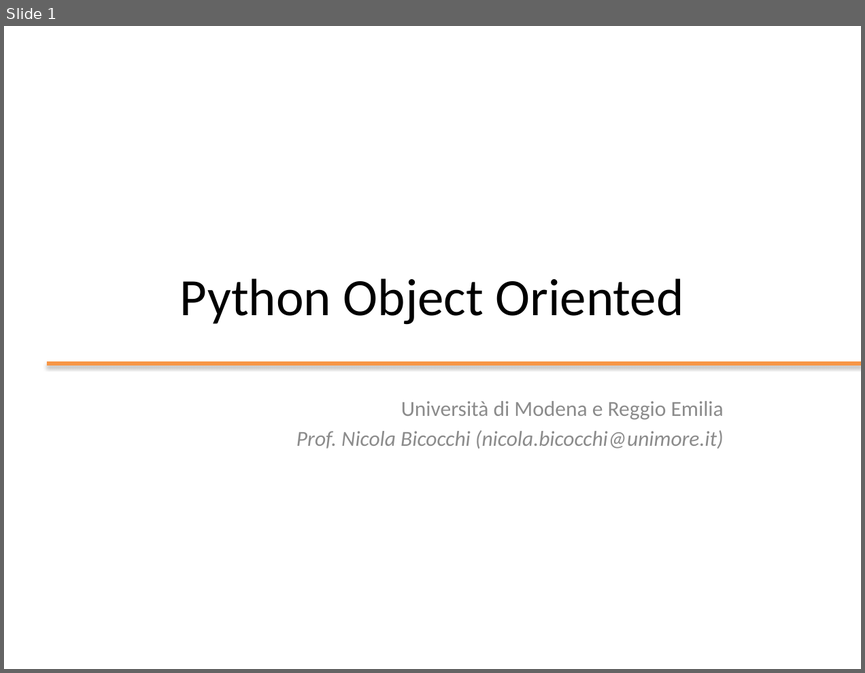
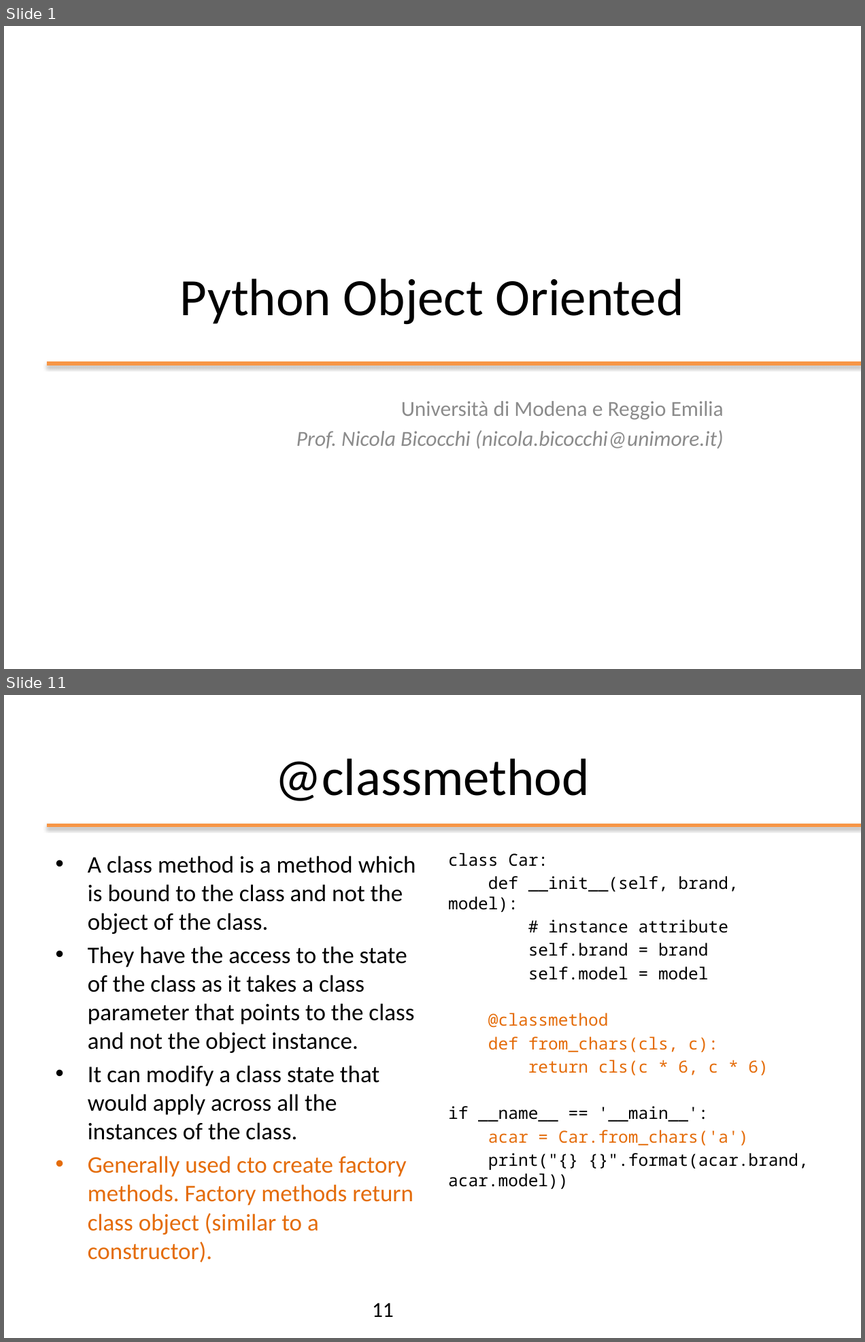
Before and after one commit to nbicocchi/ooprogramming, a slide deck: slides/python/ppt/03 - Python Object Oriented.pptx. Shown one above the other, each under a label of ours: slide 1 before the commit, slides 1 and 11 after it; the slides between them are not shown. The pictures are 865x673 and 865x1342 pixels, drawn with LibreOffice and Linux fonts; fonts in the diff are those of the drawing. Boxes give left, top, right and bottom in pixels: in the first picture for what was removed or moved away, otherwise in the second. Text is boxed around its words. In the diff, an @@ line names an element or a change of style, - is before the commit and + after.

```diff
--- a/slides/python/ppt/03 - Python Object Oriented.pptx
+++ b/slides/python/ppt/03 - Python Object Oriented.pptx
@@ slide 11 added at <box>4,695,861,1338</box>, background #FFFFFF @@
@@ title added at <box>275,758,589,801</box>, 44 pt, text #000000 @@
+@classmethod
@@ line added from (47, 826) to (861, 826), #F79646 3 pt @@
@@ text added at <box>88,855,416,1262</box>, 20 pt, text #000000 @@
+• A class method is a method which is bound to the class and not the object of the class.
+• They have the access to the state of the class as it takes a class parameter that points to the class and not the object instance.
+• It can modify a class state that would apply across all the instances of the class.
+• Generally used cto create factory methods. Factory methods return class object (similar to a constructor).
@@ text added at <box>448,853,808,1189</box>, 14 pt, text #000000 @@
+class Car:
+def __init__(self, brand, model):
+# instance attribute
+self.brand = brand
+self.model = model
+@classmethod
+def from_chars(cls, c):
+return cls(c * 6, c * 6)
+if __name__ == '__main__':
+acar = Car.from_chars('a')
+print("{} {}".format(acar.brand, acar.model))
@@ page number added at <box>372,1302,394,1317</box>, 18 pt, text #000000 @@
+11
```
Also in this commit, not shown: 5 slides changed, 11 other slides added, 1 other file.
